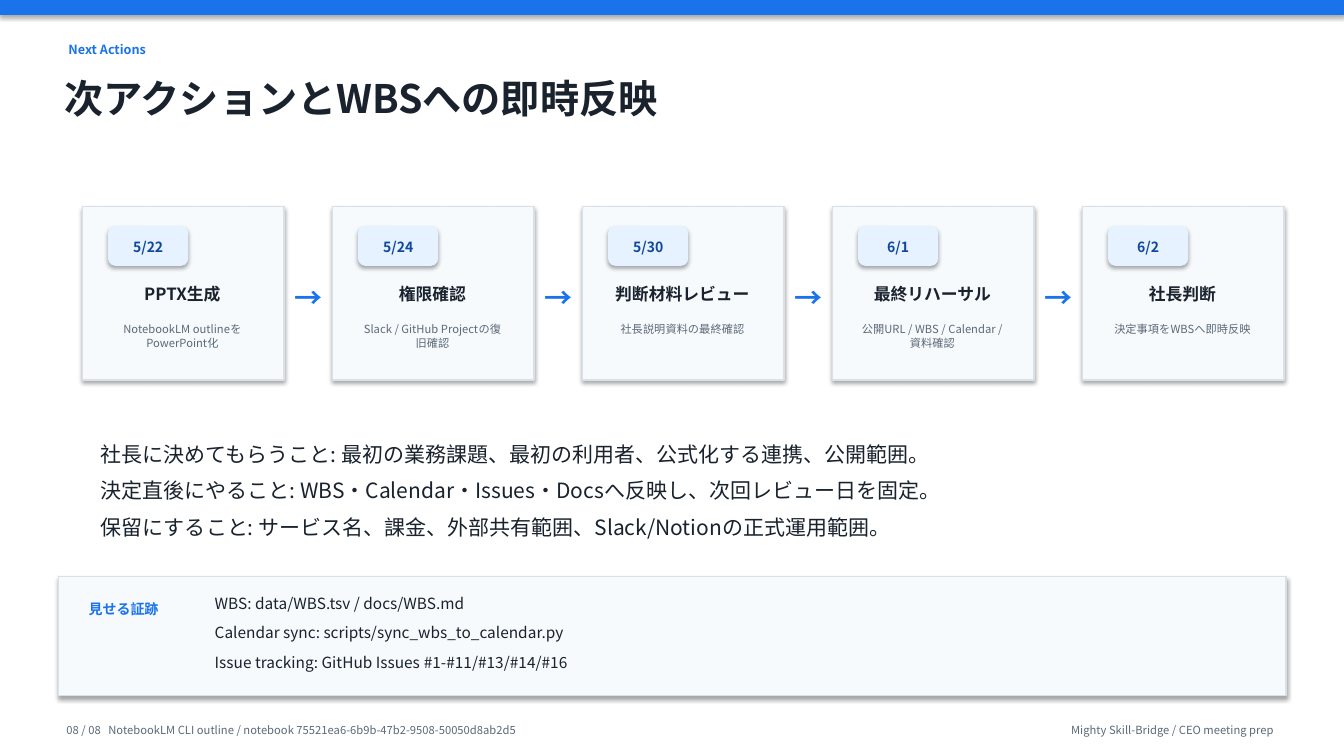
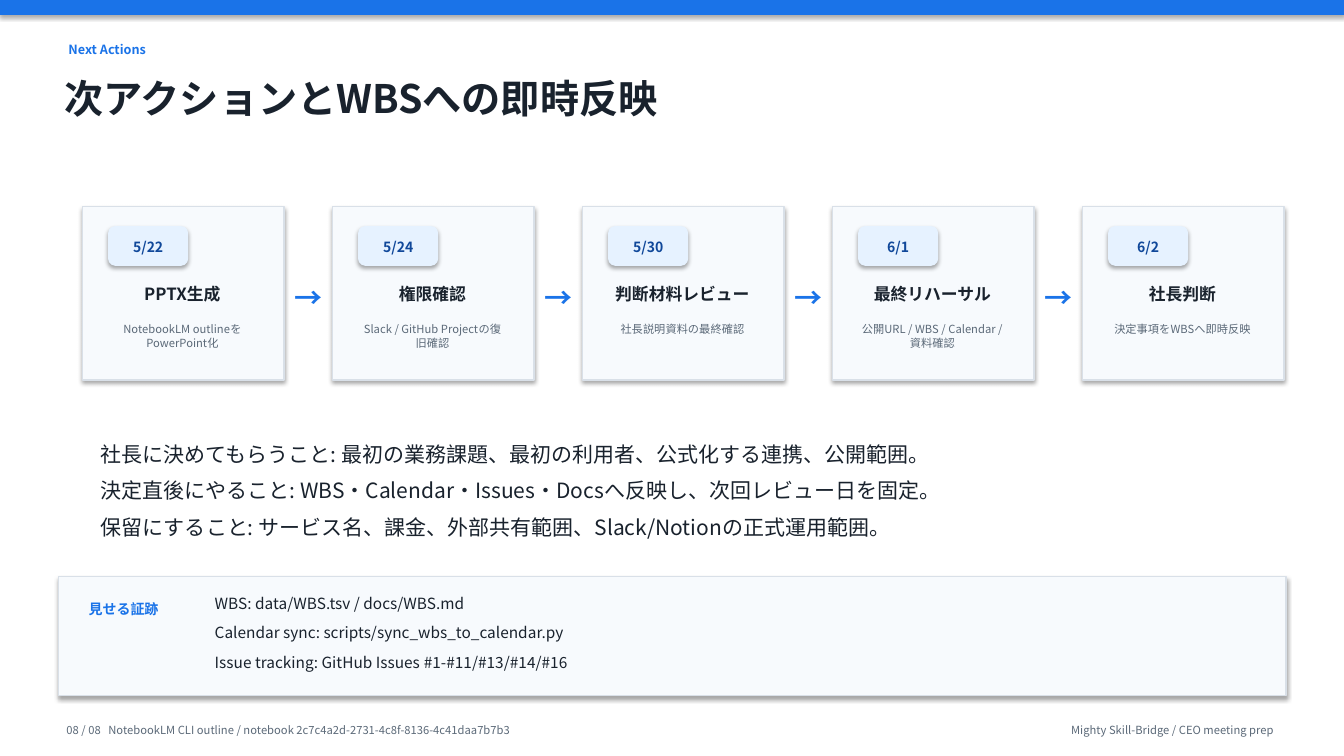
Before and after one commit to kanta13jp1/mighty-link-ai-connect, a slide deck: slide 8 of exports/knowledge_flow/mighty_skill_bridge_ceo_presentation_2026-06-02.pptx. Drawn at 1344x756 pixels with LibreOffice and Linux fonts; fonts in the diff are those of the drawing. Boxes give left, top, right and bottom in pixels: in the first picture for what was removed or moved away, otherwise in the second. Text is boxed around its words. In the diff, an @@ line names an element or a change of style, - is before the commit and + after.

```diff
--- a/exports/knowledge_flow/mighty_skill_bridge_ceo_presentation_2026-06-02.pptx
+++ b/exports/knowledge_flow/mighty_skill_bridge_ceo_presentation_2026-06-02.pptx
@@ text at [66, 725, 509, 734]: text changed @@
-08 / 08 NotebookLM CLI outline / notebook 75521ea6-6b9b-47b2-9508-50050d8ab2d5
+08 / 08 NotebookLM CLI outline / notebook 2c7c4a2d-2731-4c8f-8136-4c41daa7b7b3
```
Also in this commit, not shown: 7 other slides changed, 28 other files.
